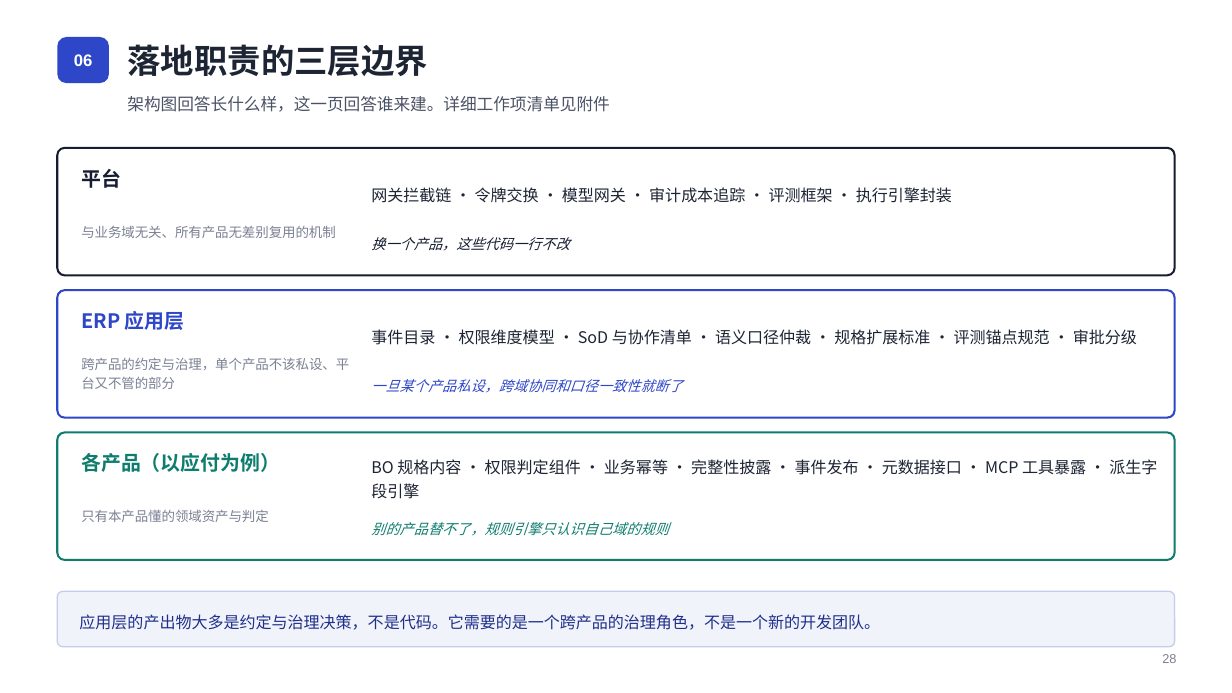
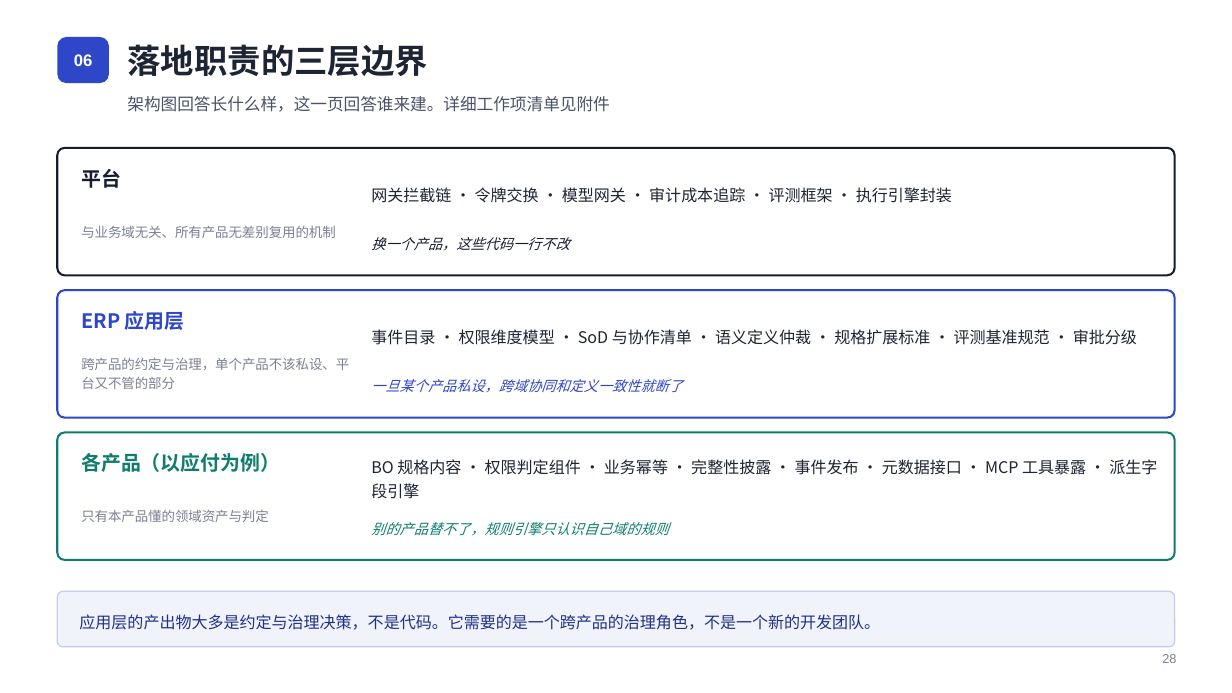
Before and after one commit to xiaohanarch/ERP-AI, a slide deck: slide 29 of docs/ERP-AI-L1参考架构-汇报版.pptx. Drawn at 1232x693 pixels with LibreOffice and Linux fonts; fonts in the diff are those of the drawing. Boxes give left, top, right and bottom in pixels: in the first picture for what was removed or moved away, otherwise in the second. Text is boxed around its words. In the diff, an @@ line names an element or a change of style, - is before the commit and + after.

Commit message:
docs: intro_v2 与汇报 PPT 黑话清理 —— 张力/口径/平价/对冲等 10 类术语换大白话
读者反馈「张力、口径这类词看不懂」，全文（HTML + PPT 31 页 + 两处源码注释
引用）统一替换为直白说法：

- 张力/张力点 → 冲突点（标题改「四个互相打架、需要表态的冲突点」）
- 口径 → 按语义拆分：权限标准 / 定义 / 定义层 / 与页面一致 /
  三个入口对照（三口径）/ 自动对账（口径互证）/ 含义（字段口径）等
- 平价 → 一致（权限平价测试 → 权限一致性测试；Java 注释同步改写）
- 对冲 → 保险（预埋对冲 → 预埋保险；替换的对冲 → 给终局替换留的保险）
- 锚点 → 基准（评测锚点 → 评测基准；版本锚点 → 版本标识；
  锚定 → 断言/锁定/引用 按语境）
- 收口 → 统一由网关接管；标的 → 示例；扇出 → 对外分发

统计：HTML 127 处（含跨标签隔断检查清零）、PPT 40 个文本 run
（XML 良构 + zip 完整性校验通过）；同步两处被文档引用的源码注释
（PermissionService.java 平价措辞、questions-capability.yaml 锚点用例）
保持文档引用与代码一致（均为注释行，无行为变更）

```diff
--- a/docs/ERP-AI-L1参考架构-汇报版.pptx
+++ b/docs/ERP-AI-L1参考架构-汇报版.pptx
@@ text at (371, 329, 1137, 345): text changed @@
-事件目录 · 权限维度模型 · SoD 与协作清单 · 语义口径仲裁 · 规格扩展标准 · 评测锚点规范 · 审批分级
+事件目录 · 权限维度模型 · SoD 与协作清单 · 语义定义仲裁 · 规格扩展标准 · 评测基准规范 · 审批分级
@@ text at (371, 379, 683, 393): text changed @@
-一旦某个产品私设，跨域协同和口径一致性就断了
+一旦某个产品私设，跨域协同和定义一致性就断了
```
Also in this commit, not shown: 21 other slides changed, 3 other files.
